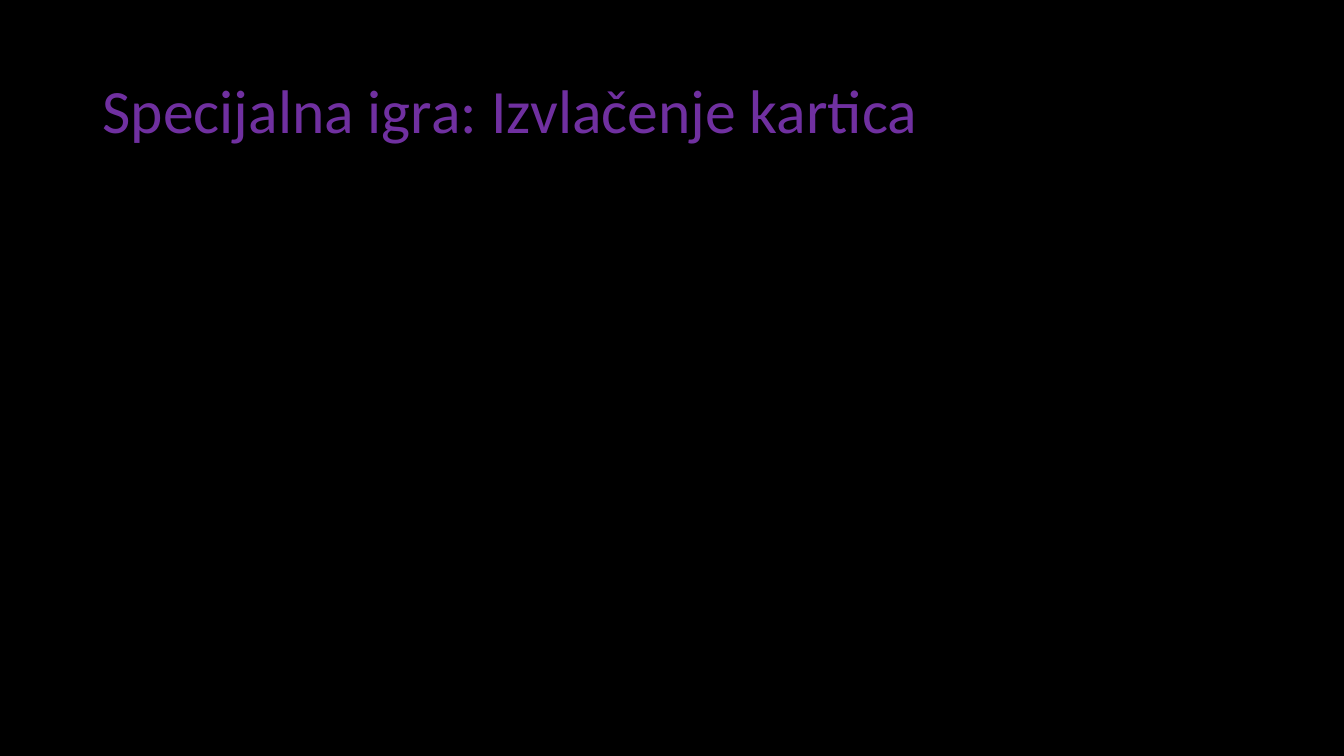
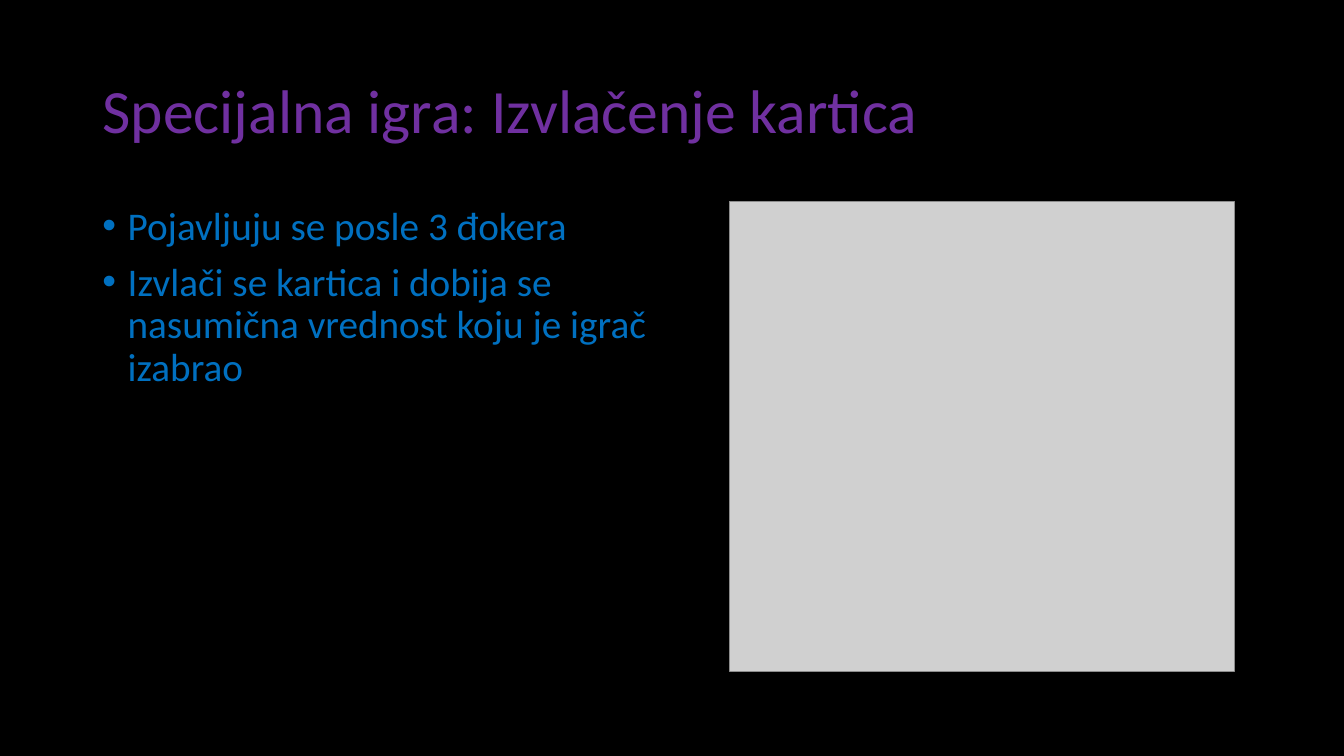
Before and after one commit to leric32/slot_game-SUMA_hackathon, a slide deck: slide 14 of Slav_Co._presentation.pptx (slide 13 before the commit). Drawn at 1344x756 pixels with LibreOffice and Linux fonts; fonts in the diff are those of the drawing; grey boxes stand for pictures. Boxes give left, top, right and bottom in pixels: in the first picture for what was removed or moved away, otherwise in the second. Text is boxed around its words. In the diff, an @@ line names an element or a change of style, - is before the commit and + after.

Commit message:
Presentation finished.

```diff
--- a/Slav_Co._presentation.pptx
+++ b/Slav_Co._presentation.pptx
@@ picture added at [729, 202, 1234, 671] @@
@@ text added at [128, 212, 646, 382], 28 pt, text #0070C0 @@
+• Pojavljuju se posle 3 đokera
+• Izvlači se kartica i dobija se
+  nasumična vrednost koju je igrač
+  izabrao
```
Also in this commit, not shown: 1 slide added, 2 other files.
